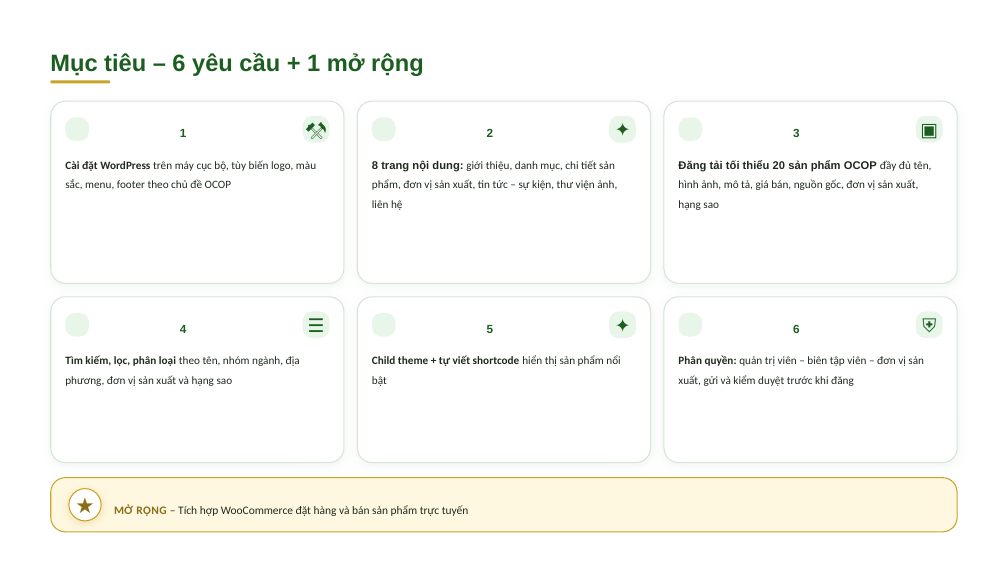
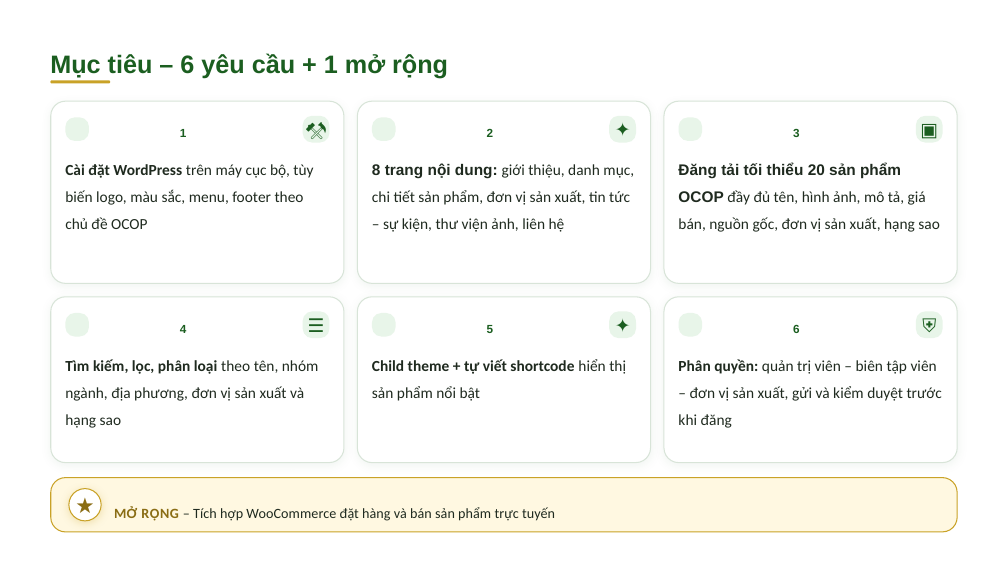
Before and after one commit to nguyencongtoai-gh/COSONGANH-DX23TT8016-NGUYENCONGTOAI-OCOP, a slide deck: slide 4 of thesis/abs/Slide_BaoCao_DoAnCoSoNganh_Website_OCOP_TraVinh.pptx. Drawn at 1008x567 pixels with LibreOffice and Linux fonts; fonts in the diff are those of the drawing. Boxes give left, top, right and bottom in pixels: in the first picture for what was removed or moved away, otherwise in the second. Text is boxed around its words. In the diff, an @@ line names an element or a change of style, - is before the commit and + after.

```diff
--- a/thesis/abs/Slide_BaoCao_DoAnCoSoNganh_Website_OCOP_TraVinh.pptx
+++ b/thesis/abs/Slide_BaoCao_DoAnCoSoNganh_Website_OCOP_TraVinh.pptx
@@ text "Mục tiêu – 6 yêu ..." at <box>50,53,448,79</box>: size 16.9 to 18 pt @@
@@ size 8 to 11 pt in 6 elements at <box>65,164,313,229</box>, <box>372,163,634,232</box>, <box>678,163,940,232</box>, <box>65,359,319,428</box>, <box>372,359,626,401</box>, <box>678,359,942,428</box> @@
@@ text "MỞ RỘNG – Tích hợp ..." at <box>114,506,555,521</box>: size 8.2 to 10.2 pt @@
```
Also in this commit, not shown: 6 other slides changed.
